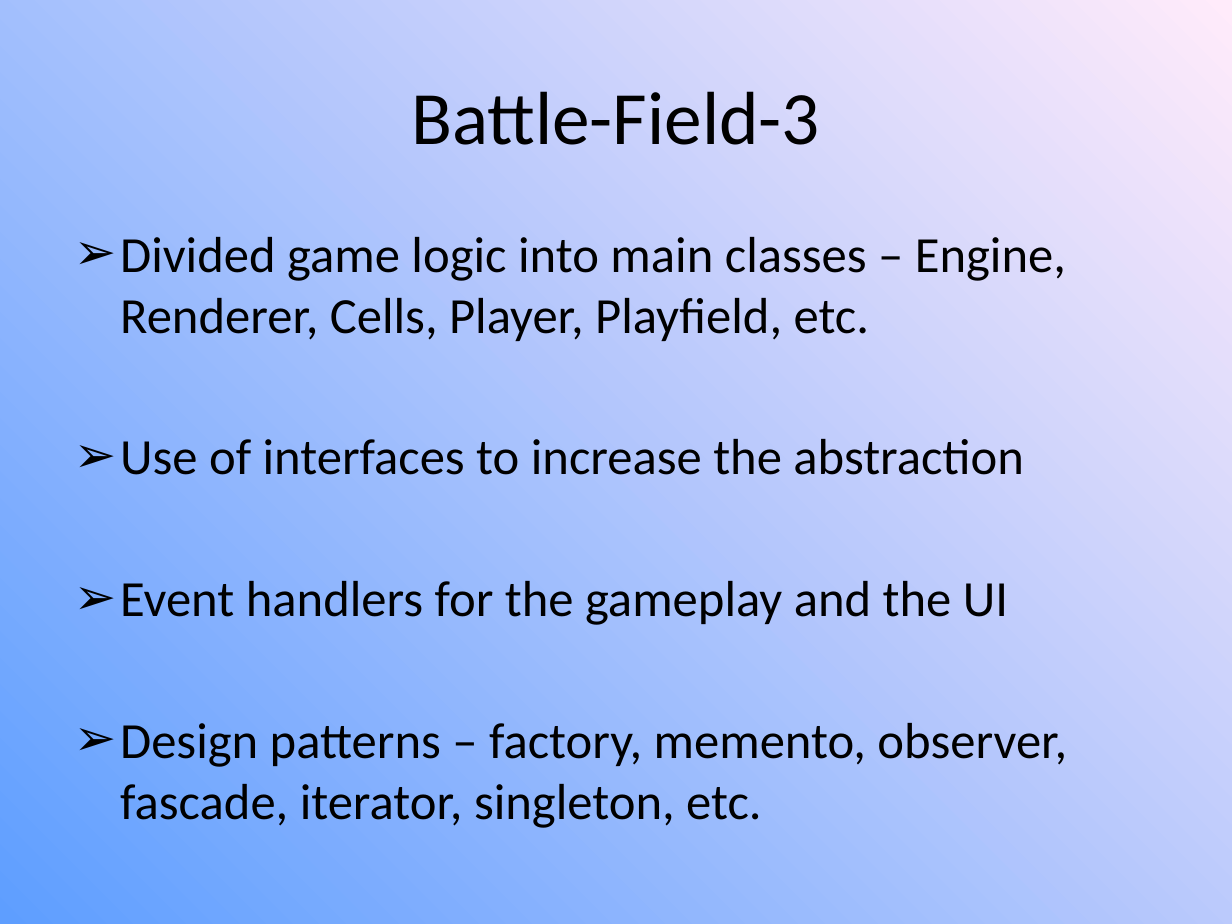
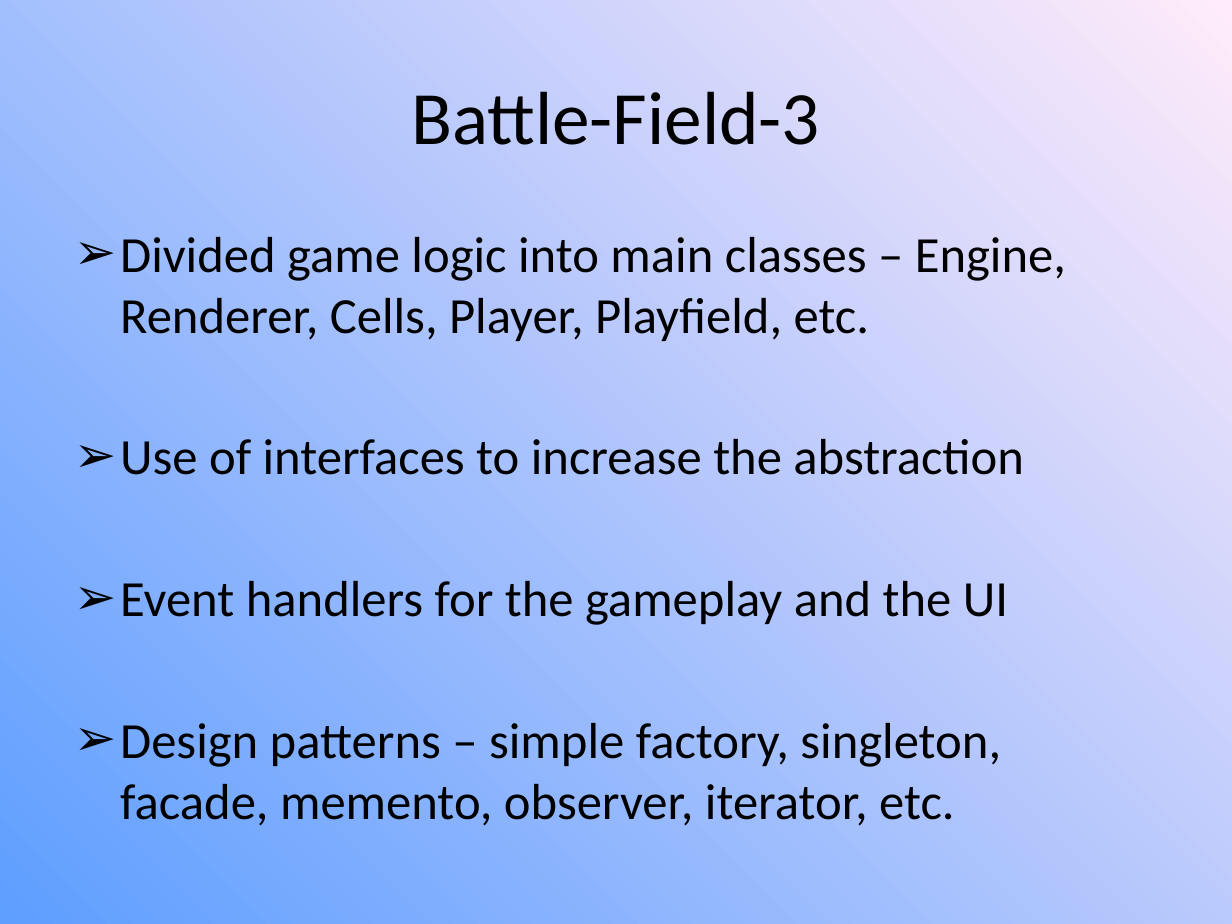
Before and after one commit to teamworkkpk/Battlefield-3-KPK, a slide deck: slide 9 of High-quality programming code Battlefield 3.pptx. Drawn at 1232x924 pixels with LibreOffice and Linux fonts; fonts in the diff are those of the drawing. Boxes give left, top, right and bottom in pixels: in the first picture for what was removed or moved away, otherwise in the second. Text is boxed around its words. In the diff, an @@ line names an element or a change of style, - is before the commit and + after.

```diff
--- a/High-quality programming code Battlefield 3.pptx
+++ b/High-quality programming code Battlefield 3.pptx
@@ text at <box>120,723,1001,826</box>: text changed @@
-➢ Design patterns – factory, memento, observer, fascade, iterator, singleton, etc.
+➢ Design patterns – simple factory, singleton, facade, memento, observer, iterator, etc.
```
Also in this commit, not shown: 4 other files.
